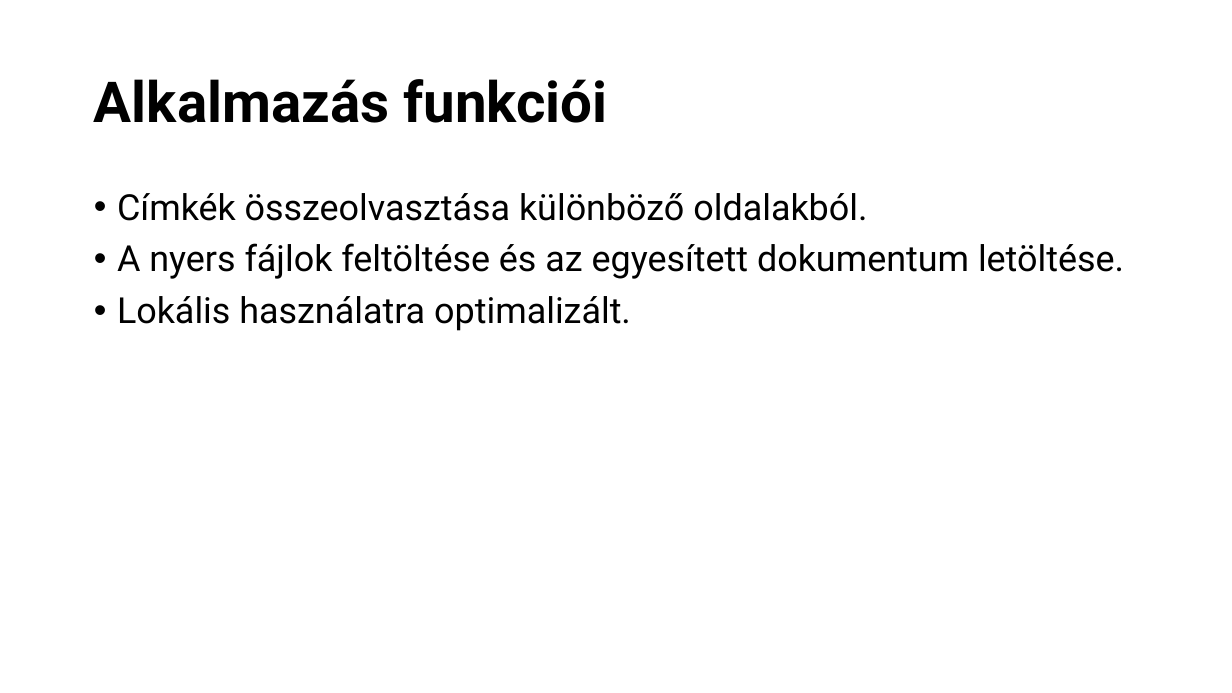
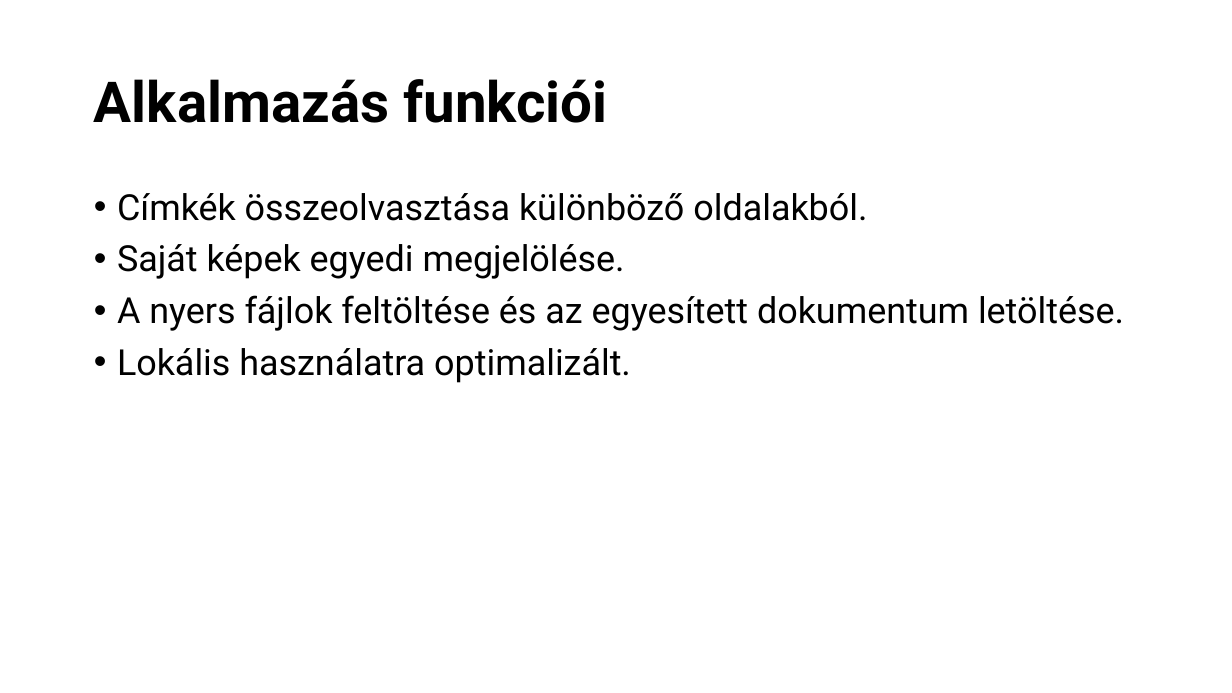
Before and after one commit to Koferenc34/vizsga, a slide deck: slide 3 of Online File Converter - Dokumentáció.pptx. Drawn at 1232x693 pixels with LibreOffice and Linux fonts; fonts in the diff are those of the drawing. Boxes give left, top, right and bottom in pixels: in the first picture for what was removed or moved away, otherwise in the second. Text is boxed around its words. In the diff, an @@ line names an element or a change of style, - is before the commit and + after.

```diff
--- a/Online File Converter - Dokumentáció.pptx
+++ b/Online File Converter - Dokumentáció.pptx
@@ text at [117, 244, 625, 279]: paragraph added @@
+• Saját képek egyedi megjelölése.
```
Also in this commit, not shown: 2 other slides changed, 2 other files.
